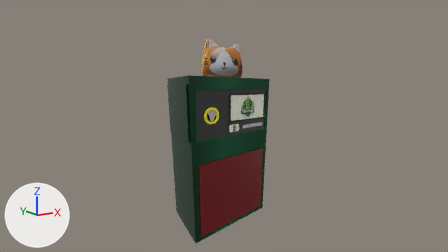
The Blender file ATM SAMPAH Blender/atm sampah v3.0.1/ATM SAMPAH - v3.0.blend, before and after one commit.
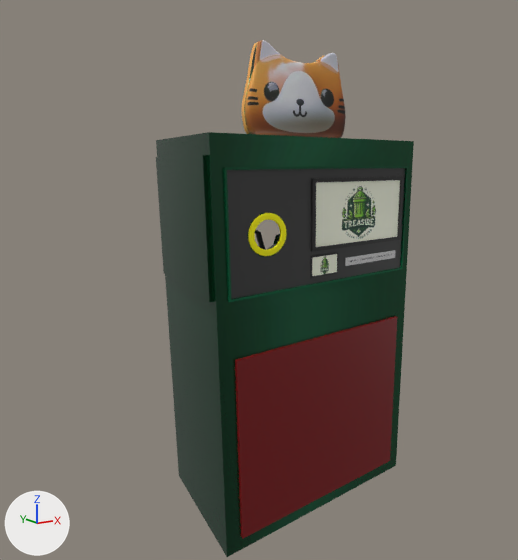
Old and new are each drawn from the file's camera 'Camera' and again close up on the part from 24% to 69% of the width and 9% to 97% of the height. Every picture has the same lights, and +X, +Y and +Z are marked at lower left.

Names of what the first close-up shows: 'Cover Body - Head', 'Cover Body - front door', 'Cover Body - main', 'Cover Body - main.002', 'Cover Body - side door', 'Monitor 14 inch', 'Monitor 7 inch'.
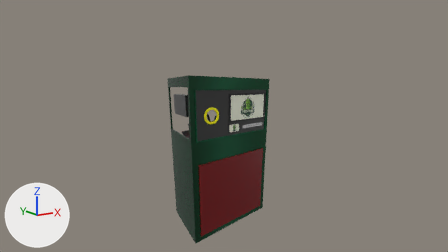
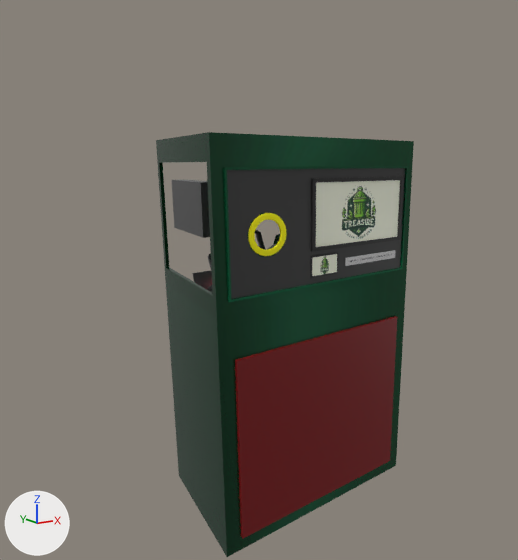
Where the change shows, as pixel boxes (x1, y1, x2, y2) in the close-ups (518 x 560 px):
'Cover Body - Head', hidden: before (242, 40, 346, 138)
'Cover Body - side door', hidden: before (156, 155, 213, 303)
'Electric box', unchanged, uncovered by the edit: after (172, 180, 210, 238)

What changed in the scene script:
```text
Change ob_cover_body___head:
    add ob_cover_body___head.hide_set(True)
Change ob_cover_body___side_door:
    add ob_cover_body___side_door.hide_set(True)
```
